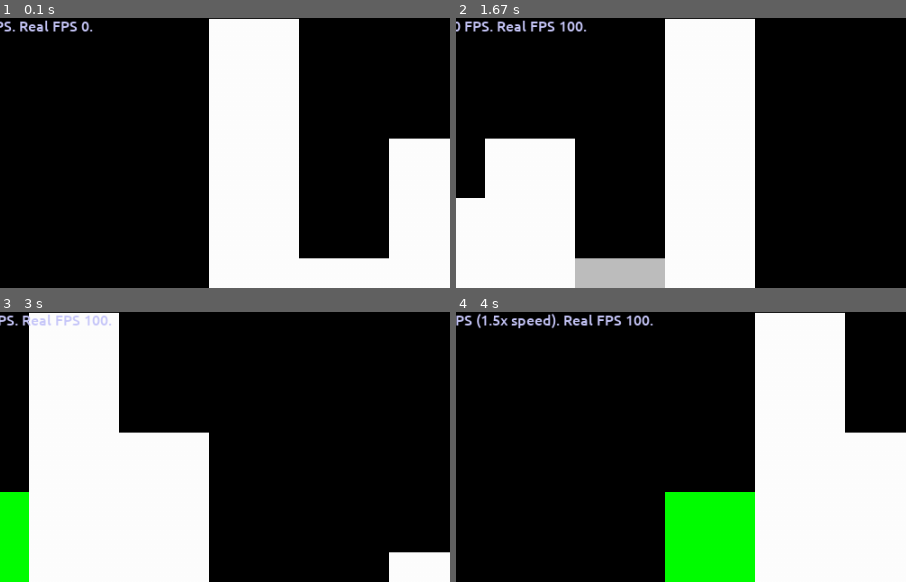
Above: before the commit, frames 1-4 (two rows, left to right).
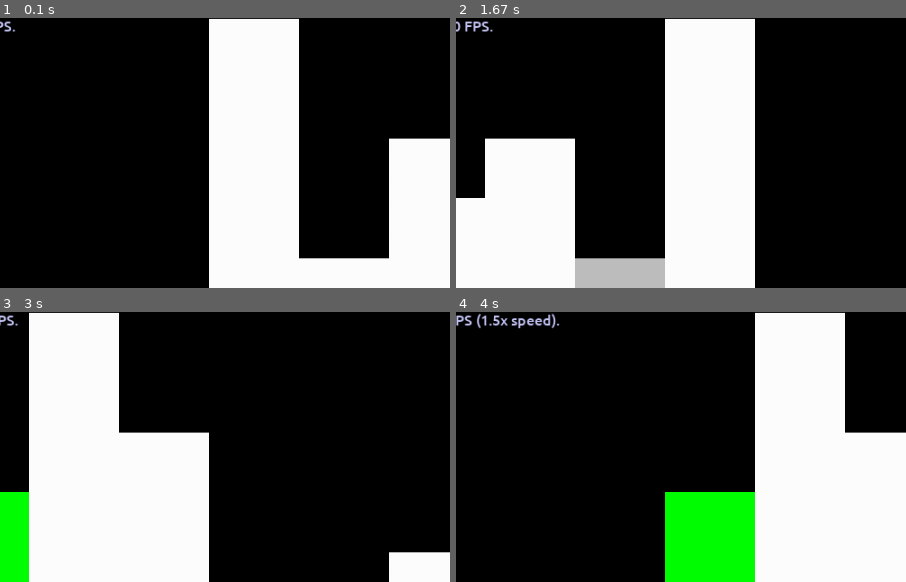
Above: after the commit, the same moments.

Repository: MichaelLesirge/intermediate-programming-class
Game: pygame game, started from sorting/visualizer.py
Same seed, same stepped clock (60 frames per second), same inputs: the game is played once before the commit and once after it.
Inputs:
- Up to frame 1 (0.1 s): no input
- Up to frame 2 (1.67 s): hold Right 0.33-0.8 s; hold Up 0.83-1.13 s; hold Right 1.17-1.63 s
- Up to frame 3 (3 s): hold Down 1.67-1.97 s; hold Up 2-2.37 s; hold Right from 2.4 s (still down)
- Up to frame 4 (4 s): release Right at 3.03 s; hold Down 3.07-3.43 s; hold Right 3.47-3.93 s; hold Up from 3.97 s (still down)
The pictures show only the part of the screen within x 27-77%, y 0-50%; the shares and areas given below are measured in that part.

The runs differ from the first frame. In frame 1, 0.4% of the frame differs, in the area x 4-21%, y 0-6%; in frame 2, 0.5%; in frame 3, 0.3%; in frame 4, 0.5%, in the area x 24-44%, y 0-6%.

Commit message:
fix real speed message

Diff:
--- a/sorting/visualizer.py
+++ b/sorting/visualizer.py
@@ -97,7 +97,6 @@
 
     font = pygame.font.Font('sorting/font.ttf', 16)
 
-
     for length, fps_adjuster_default in Config.ARRAY_LENGTHS.items():
 
         fps_adjuster_default_text = f" Default speed is {round(fps_adjuster_default, 2)}x."
@@ -123,7 +122,7 @@
 
                 fps = int(Config.BASE_FPS * fps_adjuster) if fps_adjuster else 1
 
-                fps_data =  f"{fps} FPS" + ("" if fps_adjuster in (0, 1) else f" ({fps_adjuster}x speed)") + ("" if fps - clock.get_fps() > 100 else f". Real FPS {int(round(clock.get_fps(), -2))}") + "."
+                fps_data =  f"{fps} FPS" + ("" if fps_adjuster in (0, 1) else f" ({fps_adjuster}x speed)") + ("" if fps - clock.get_fps() < 100 else f". Real FPS {int(round(clock.get_fps(), -2))}") + "."
                 text = font.render(f"{sorter.__name__} - {display_array.reads} reads, {display_array.writes} writes. {fps_data}", True, (200, 200, 250))
                 text_rect = text.get_rect()
 
